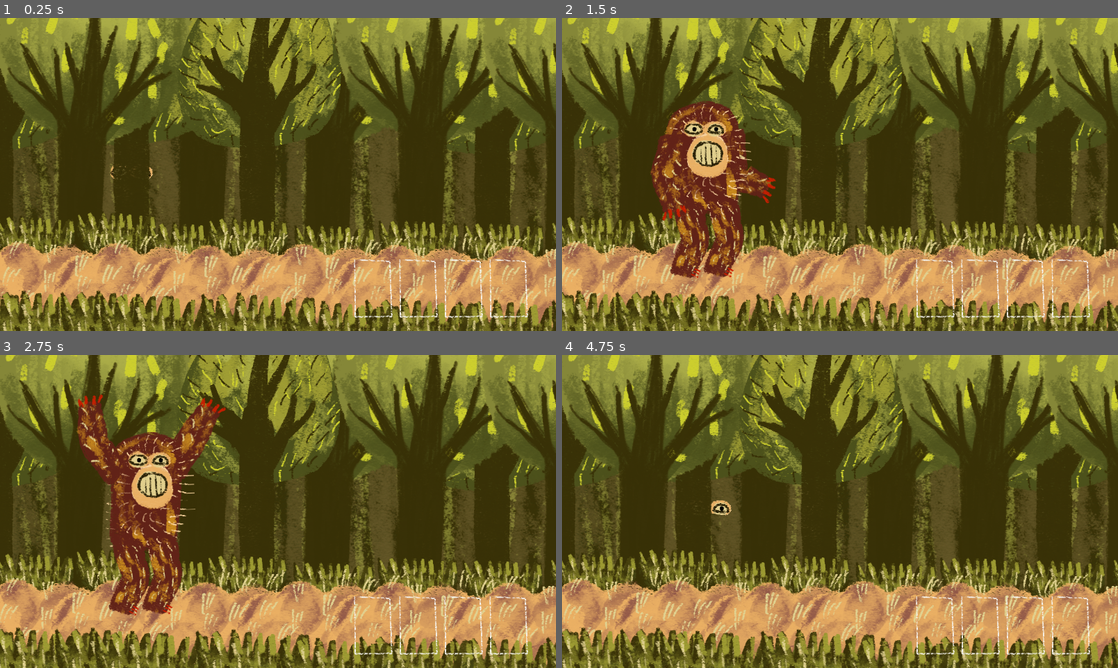
Above: before the commit, frames 1-4 (two rows, left to right).
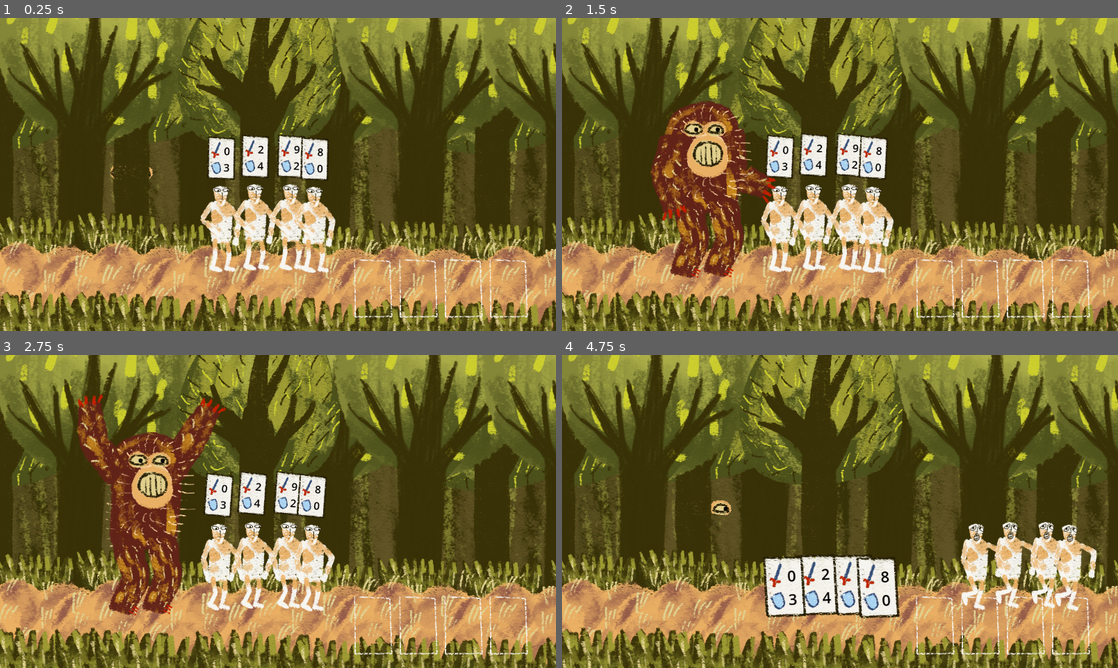
Above: after the commit, the same moments.

Repository: fguillen/The-Forest-Monster-and-the-Cards-Championship
Game: Godot game, scene res://testing/forest.tscn
Same seed, same stepped clock (60 frames per second), same inputs: the game is played once before the commit and once after it. Sound files missing from this copy of the repository are replaced by a short silence.
Inputs (mouse positions are in pixels of both pictures, inside the frame that each line leads up to):
- Up to frame 1 (0.25 s): no input
- Up to frame 2 (1.5 s): tap Enter (ui_accept) at 0.5, 0.77 s; move the mouse to (962, 158) at 0.52 s; hold Right (ui_right) 0.53-1.28 s; click (962, 158) at 0.67 s; move the mouse to (728, 190) at 1.27 s; hold Down (ui_down) from 1.28 s (still down)
- Up to frame 3 (2.75 s): tap Enter (ui_accept) at 1.52 s; move the mouse to (333, 442) at 2.02 s; release Down (ui_down) at 2.03 s; hold Right (ui_right) from 2.03 s (still down)
- Up to frame 4 (4.75 s): move the mouse to (812, 574) at 2.77 s; release Right (ui_right) at 2.78 s; hold Up (ui_up) 2.78-3.53 s; click (812, 574) at 2.92 s; tap Enter (ui_accept) at 3.02, 3.77, 4.52 s; move the mouse to (1006, 558) at 3.52 s; hold Left (ui_left) from 3.53 s (still down); move the mouse to (673, 464) at 4.27 s

The runs differ from the first frame. In frame 1, 6.3% of the frame differs, in the area x 21-61%, y 37-82%; in frame 2, 6.3%; in frame 3, 6.4%; in frame 4, 8.3%, in the area x 28-97%, y 48-85%.

Commit message:
Going to combat only when hidding

Diff:
--- a/actors/monster_riggid_3.gd
+++ b/actors/monster_riggid_3.gd
@@ -85,8 +85,10 @@
 		_hidden_canvas_layer.add_child(self)
 		global_position = actual_position
 
+	emit_signal("in_hidden")
 
-	emit_signal("in_hidden")
+	if _deck_filled:
+		get_tree().change_scene_to_file("res://scenes/combat.tscn")
 
 
 func _set_state_unhidden():
@@ -166,11 +168,11 @@
 			body.pick()
 
 
-func _flip_towards_direction():
-	var direction_sign = sign(_direction)
-	print("direction_sign: ", direction_sign)
-	if not direction_sign == 0 and not scale.x == direction_sign:
-		scale = Vector2(direction_sign, 1)
+#func _flip_towards_direction():
+#	var direction_sign = sign(_direction)
+#	print("direction_sign: ", direction_sign)
+#	if not direction_sign == 0 and not scale.x == direction_sign:
+#		scale = Vector2(direction_sign, 1)
 
 
 func _on_deck_filled():
--- a/testing/forest.gd
+++ b/testing/forest.gd
@@ -3,10 +3,4 @@
 
 # Called when the node enters the scene tree for the first time.
 func _ready():
-	Global.deck_filled.connect(_on_deck_filled)
 	Global.reset()
-
-
-func _on_deck_filled():
-	print("Forest._on_deck_filled()")
-	get_tree().change_scene_to_file("res://scenes/combat.tscn")
--- a/testing/forest.tscn
+++ b/testing/forest.tscn
@@ -8,6 +8,7 @@
 [ext_resource type="Texture2D" uid="uid://bc0shb4yt2nlp" path="res://road.png" id="4_jwmf3"]
 [ext_resource type="Texture2D" uid="uid://copauticogsmb" path="res://grass.png" id="5_n1yta"]
 [ext_resource type="PackedScene" uid="uid://bp1g6f2qxumcn" path="res://actors/monster_riggid_3.tscn" id="10_fnlqw"]
+[ext_resource type="PackedScene" uid="uid://bol8dpj3j7s0x" path="res://actors/paseant.tscn" id="11_85lh6"]
 [ext_resource type="PackedScene" uid="uid://s2a7n4743ock" path="res://paseant_spawner.tscn" id="12_pby02"]
 [ext_resource type="PackedScene" uid="uid://cufupnieqm5ot" path="res://ui/forest_deck.tscn" id="12_uq5et"]
 [ext_resource type="PackedScene" uid="uid://vb6a1yxef6do" path="res://effects/effect_sound.tscn" id="12_vhvwt"]
@@ -342,3 +343,19 @@
 stream = ExtResource("14_lyssg")
 volume_db = -20.0
 autoplay = true
+
+[node name="Paseant" parent="." instance=ExtResource("11_85lh6")]
+position = Vector2(24, 169)
+speed = 0
+
+[node name="Paseant2" parent="." instance=ExtResource("11_85lh6")]
+position = Vector2(102, 165)
+speed = 0
+
+[node name="Paseant3" parent="." instance=ExtResource("11_85lh6")]
+position = Vector2(185, 165)
+speed = 0
+
+[node name="Paseant4" parent="." instance=ExtResource("11_85lh6")]
+position = Vector2(239, 171)
+speed = 0
Not shown: 1 places in testing/forest.tscn that only renumber resources
